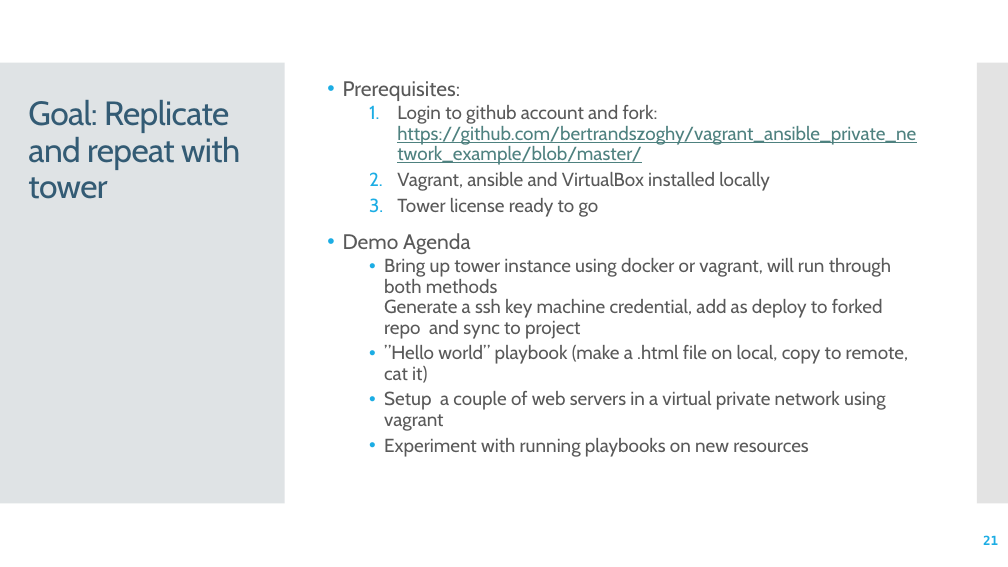
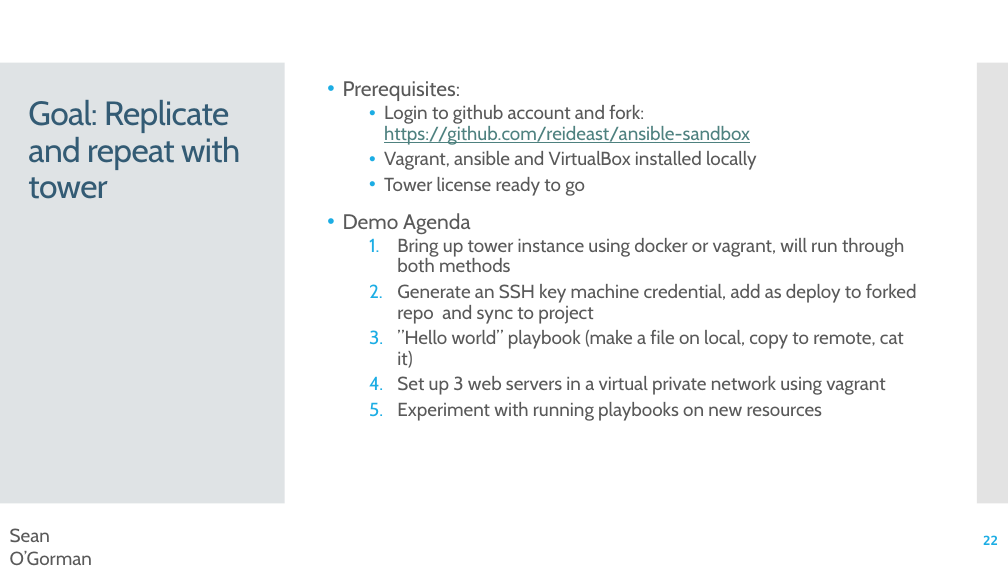
Before and after one commit to reideast/ansible-sandbox, a slide deck: slide 22 of Ansible ABC's and Tower Tips.pptx (slide 21 before the commit). Drawn at 1008x567 pixels with LibreOffice and Linux fonts; fonts in the diff are those of the drawing. Boxes give left, top, right and bottom in pixels: in the first picture for what was removed or moved away, otherwise in the second. Text is boxed around its words. In the diff, an @@ line names an element or a change of style, - is before the commit and + after.

Commit message:
Update presentation

```diff
--- a/Ansible ABC's and Tower Tips.pptx
+++ b/Ansible ABC's and Tower Tips.pptx
@@ text at [384, 105, 750, 145]: text changed @@
-  1. Login to github account and fork: https://github.com/bertrandszoghy/vagrant_ansible_private_network_example/blob/master/
+  • Login to github account and fork: https://github.com/reideast/ansible-sandbox
@@ text at [384, 151, 822, 421]: bullet 1. to •; bullet • to 1. @@
@@ text at [397, 238, 917, 395]: text changed @@
-  • Bring up tower instance using docker or vagrant, will run through both methods
-    Generate a ssh key machine credential, add as deploy to forked repo and sync to project
-  • ”Hello world” playbook (make a .html file on local, copy to remote, cat it)
-  • Setup a couple of web servers in a virtual private network using vagrant
+  1. Bring up tower instance using docker or vagrant, will run through both methods
+  2. Generate an SSH key machine credential, add as deploy to forked repo and sync to project
+  3. ”Hello world” playbook (make a file on local, copy to remote, cat it)
+  4. Set up 3 web servers in a virtual private network using vagrant
@@ text added at [10, 528, 92, 565], 18 pt, text #595959 @@
+Sean O’Gorman
@@ page number at [983, 535, 998, 545]: text changed @@
-21
+22
```
Also in this commit, not shown: 19 other slides changed, 1 slide added.
